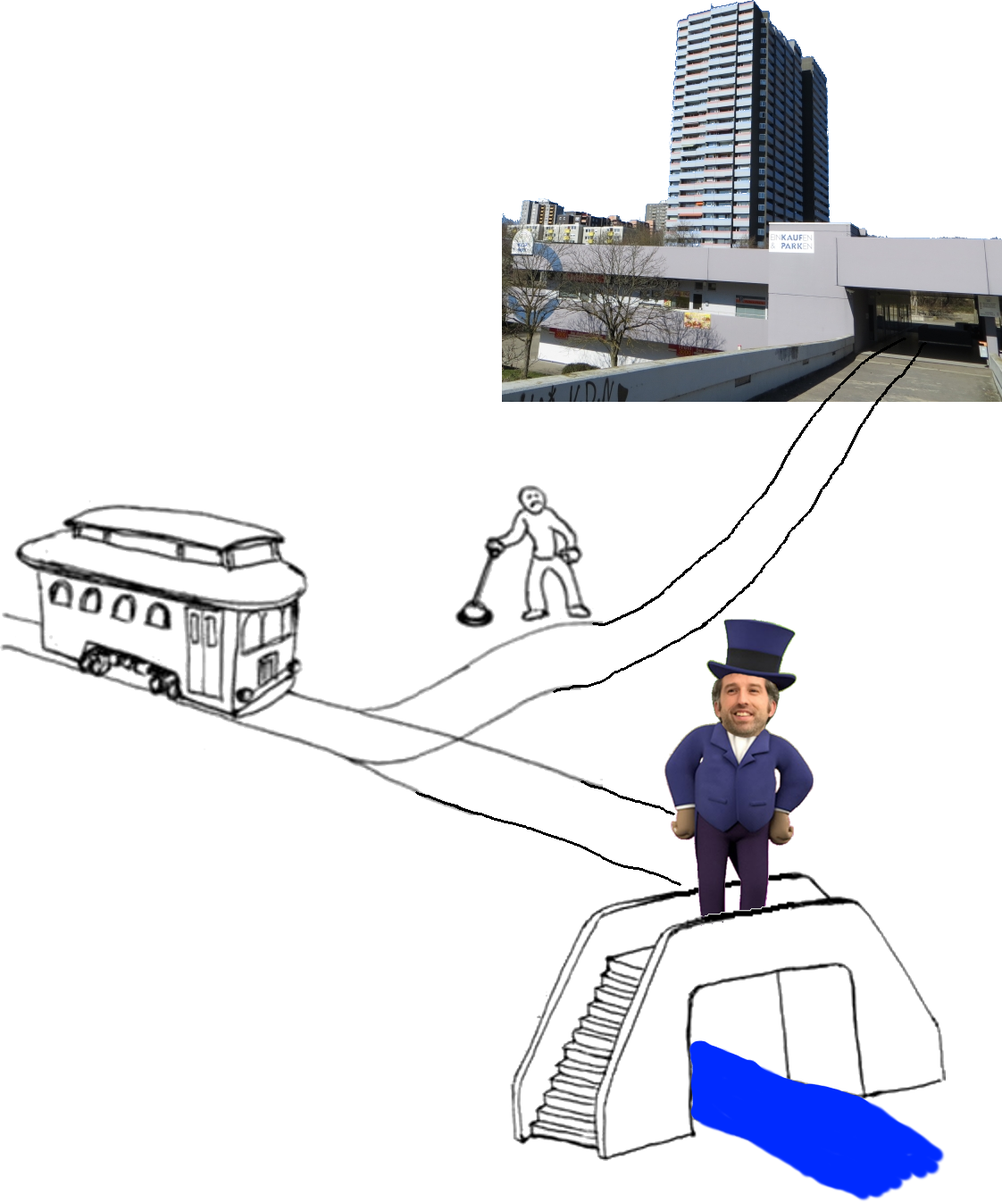
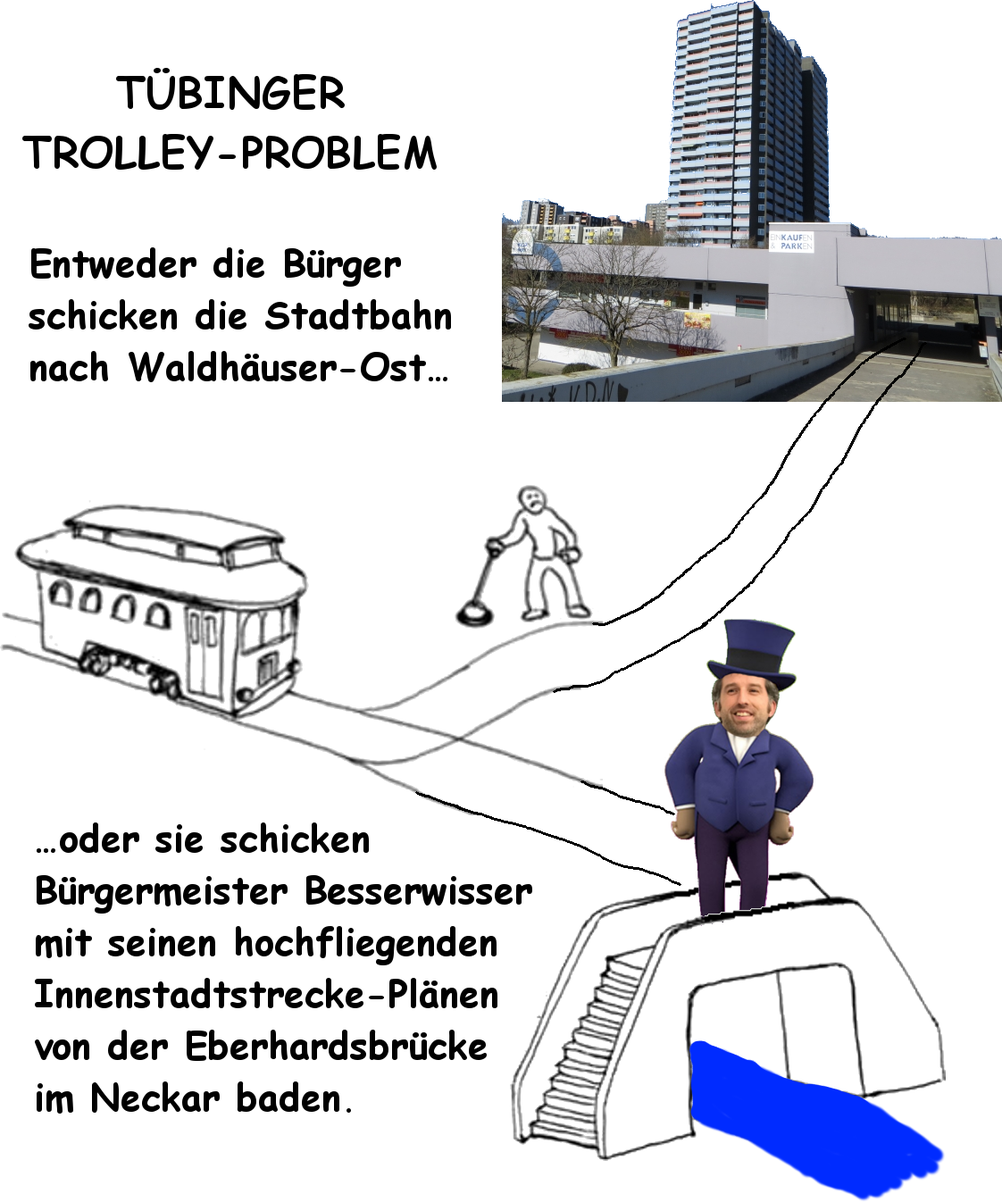
Layer changes from the first 1002 × 1202 image to the second:
added layer "TÜBINGER ..." above "Entweder die Bürger ..." over (22, 67, 437, 170)
added layer "Entweder die Bürger ..." above "…oder sie schicken ..." over (28, 247, 451, 383)
added layer "…oder sie schicken ..." above "background" over (34, 822, 533, 1114)
added layer "background" over (22, 67, 533, 1114)
